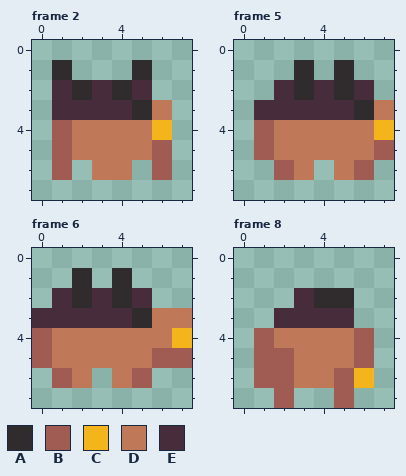
Two states of a pixel-art file, asset_src/graphics/characters/enemies/thornback/thornback.ase. The picture above was drawn from the file before the commit.
8x8 pixels, 8 frames. Shown: frame 2, frame 5, frame 6, frame 8. The commit also changed other frames, which this record leaves out.
Palette (. is transparent): A #302c2e  B #a05b53  C #f4b41b  D #bf7958  E #472d3c
Pixels before, frame 2, first column x 1:
1 A...A.
2 EAEAE.
3 EEEEAD
4 BDDDDC
5 BDDDDB
6 B.DD.B
Pixels before, frame 5, first column x 1:
1 ..A.A..
2 .EAEAE.
3 EEEEEAD
4 BDDDDDC
5 BDDDDDB
6 .BD.DB.
Pixels before, frame 6, first column x 0:
1 ..A.A...
2 .EAEAE..
3 EEEEEADD
4 BDDDDDDC
5 BDDDDDBB
6 .BD.DB..
Pixels before, frame 8, first column x 1:
2 ..EAA.
3 .EEEE.
4 BDDDDB
5 BBDDDB
6 BBDDBC
7 .B..B.
Now the later version:
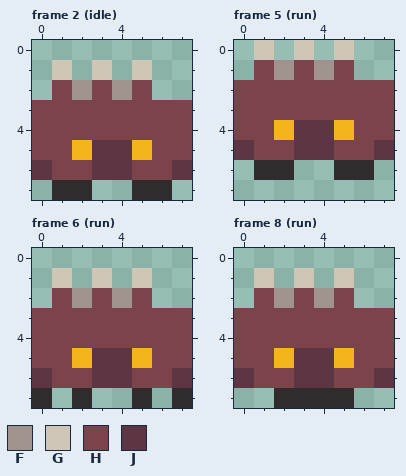
Colours new in this view: F #a0938e  G #cfc6b8  H #7a444a  J #5e3643
The edit:
Changed rows in their new state; - is an unchanged pixel.
Frame 2 (idle):
first column x 0:
1 -G-G-G--
2 -HFHFH--
3 HHHHHHHH
4 HHHHHHHH
5 HHCJJCHH
6 JHHJJHHJ
7 -AA--AA-
Frame 5 (run):
first column x 0:
0 -G-G-G--
1 -HFHFH--
2 HHHHHHHH
3 HHHHHHHH
4 HHCJJCHH
5 JHHJJHHJ
6 -AA.-AA-
Frame 6 (run):
first column x 0:
1 -G.G.G--
2 -HFHFH--
3 HHHHHHHH
4 HHHHHHHH
5 HHCJJCHH
6 JHHJJHHJ
7 A-A--A-A
Frame 8 (run):
first column x 0:
1 -G-G-G--
2 -HFHFH--
3 HHHHHHHH
4 HHHHHHHH
5 HHCJJCHH
6 JHHJJHHJ
7 --AAAA--
